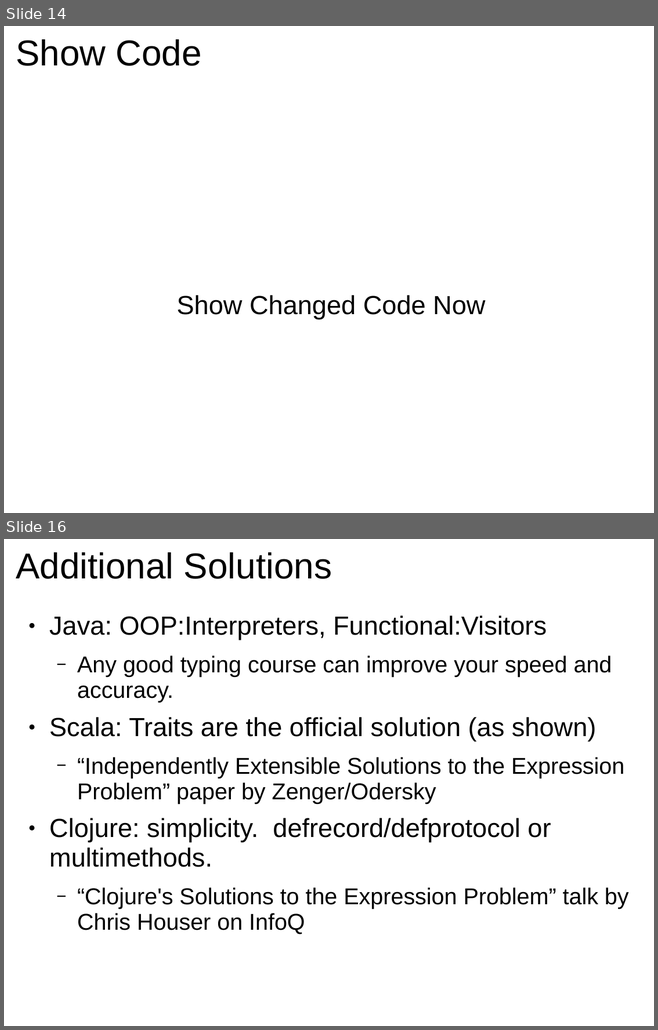
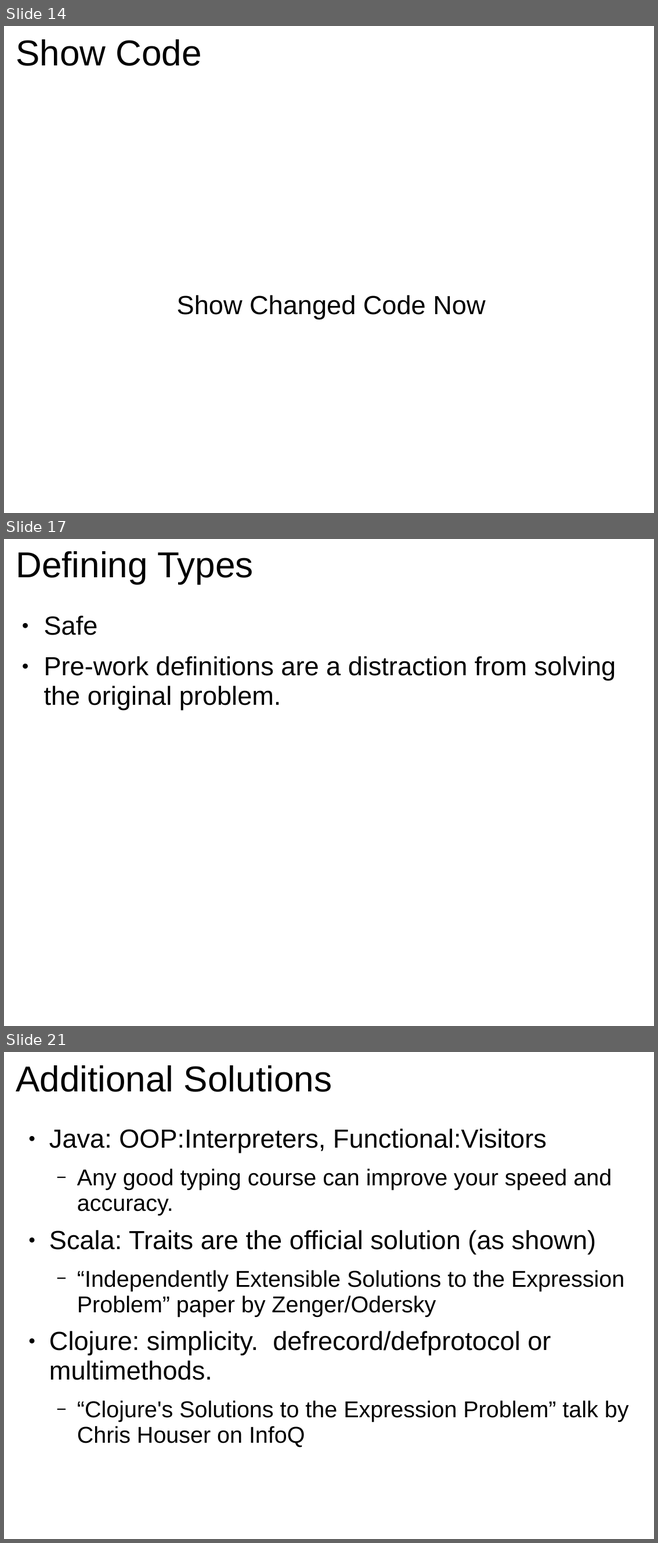
Before and after one commit to GlenKPeterson/refactJavaScalaCloj, a slide deck: refactJavaScalaCloj.ppt. Shown one above the other, each under a label of ours: slides 14 and 16 before the commit, slides 14, 17 and 21 after it; the slides between them are not shown. The pictures are 658x1030 and 658x1543 pixels, drawn with LibreOffice and Linux fonts; fonts in the diff are those of the drawing. Boxes give left, top, right and bottom in pixels: in the first picture for what was removed or moved away, otherwise in the second. Text is boxed around its words. In the diff, an @@ line names an element or a change of style, - is before the commit and + after.

```diff
--- a/refactJavaScalaCloj.ppt
+++ b/refactJavaScalaCloj.ppt
@@ slide 17 added at (4, 539, 654, 1026), background #FFFFFF @@
@@ title added at (16, 551, 253, 584), 44 pt, text #000000 @@
+Defining Types
@@ text added at (44, 616, 616, 710), 32 pt, text #000000 @@
+● Safe
+● Pre-work definitions are a distraction from solving the original problem.
@@ what was slide 16 is now slide 21 @@
```
Also in this commit, not shown: 4 slides changed, 4 other slides added.
